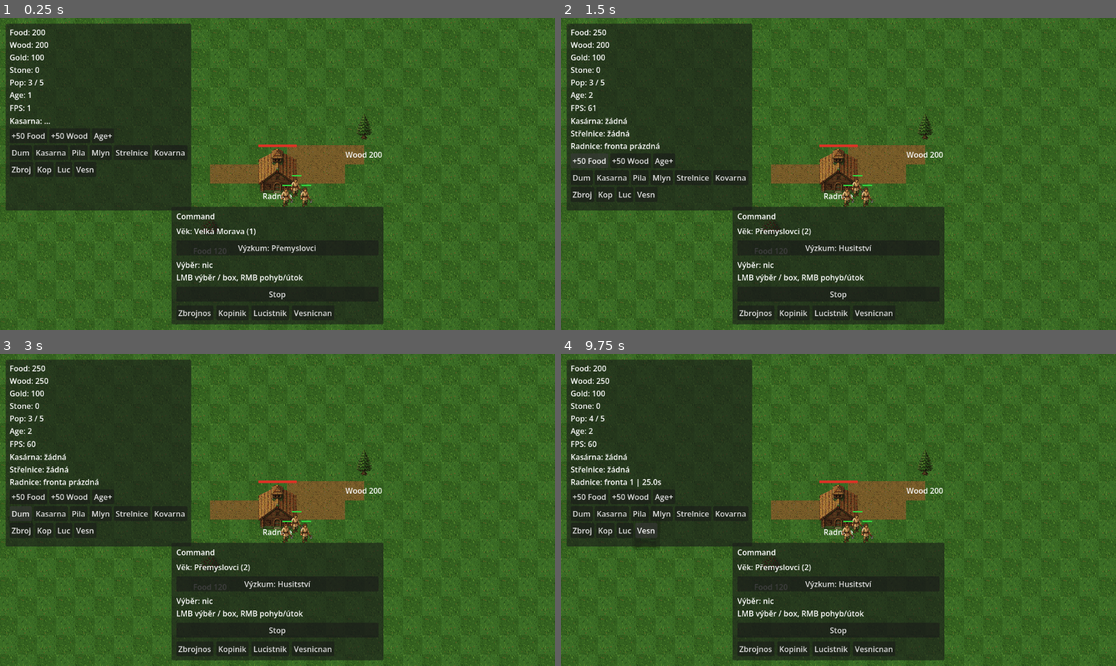
Above: before the commit, frames 1-4 (two rows, left to right).
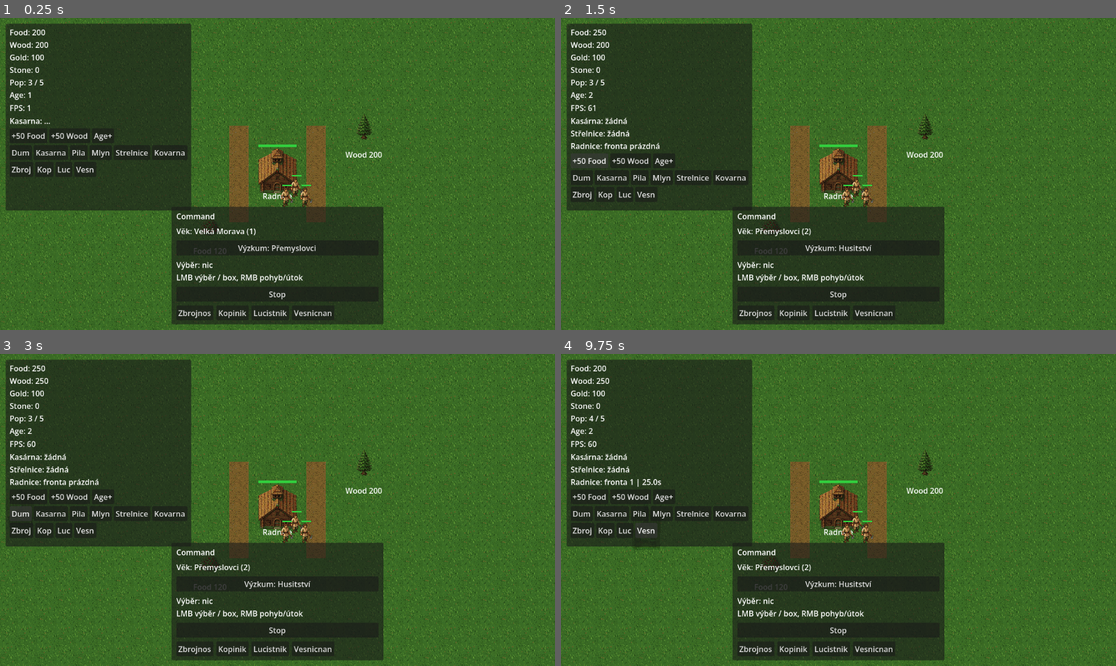
Above: after the commit, the same moments.

Repository: Kosino/ceske-srdce
Game: Godot game, scene res://scenes/map/Map.tscn
Two runs of this game, one before a commit and one after it. Both use one fixed random seed, a clock stepped at 60 frames per second and the inputs below.
Inputs:
- Up to frame 1 (0.25 s): no input
- Up to frame 2 (1.5 s): click "Age+" at 0.5 s; click "+50 Food" at 1.25 s
- Up to frame 3 (3 s): click "+50 Wood" at 2 s; click "Dum" at 2.75 s
- Up to frame 4 (9.75 s): click "Kasarna" at 3.5 s; click "Pila" at 4.25 s; click "Mlyn" at 5 s; click "Strelnice" at 5.75 s; click "Kovarna" at 6.5 s; click "Zbroj" at 7.25 s; click "Kop" at 8 s; click "Luc" at 8.75 s; click "Vesn" at 9.5 s

The runs differ from the first frame. In frame 1, 2.6% of the frame differs, in the area x 37-66%, y 34-66%; in frame 2, 2.6%; in frame 3, 2.6%; in frame 4, 2.6%.

Commit message:
Fix grass_2, age UI sync, dirt paths, HP colors
Decode brightness-matched grass_2, drop modulate and art_import.
Emit age_changed from current_age setter; AgeLabel and research button stay in sync.
Dirt only as 1-tile paths beside Radnice; HP bars green (player) / red (enemy).

Co-authored-by: Kosino <Kosino@users.noreply.github.com>

Diff:
--- a/autoload/GameManager.gd
+++ b/autoload/GameManager.gd
@@ -13,7 +13,16 @@
 var population: int = 0
 ## Starts at 0; Radnice/Dům přidávají +5 (strop 200).
 var population_max: int = 0
-var current_age: int = 1
+var _current_age: int = 1
+## Always emit age_changed so AgeLabel / research button stay in sync.
+var current_age: int:
+	get:
+		return _current_age
+	set(value):
+		if _current_age == value:
+			return
+		_current_age = value
+		age_changed.emit()
 
 
 func add_resource(type: String, amount: int) -> void:
@@ -110,6 +119,5 @@
 func advance_age() -> void:
 	if current_age >= AgeData.MAX_AGE:
 		return
-	current_age += 1
-	age_changed.emit()
+	current_age += 1 # setter emits age_changed
 	print("[AGE] advanced to %d (%s)" % [current_age, get_age_name()])
--- a/scripts/buildings/Building.gd
+++ b/scripts/buildings/Building.gd
@@ -159,13 +159,17 @@
 			$Label.text = "%s %d%%" % [display_name, int(build_progress * 100.0)]
 
 
+func _hp_fill_color() -> Color:
+	return Color(0.2, 0.85, 0.25, 0.95) if team == 0 else Color(0.9, 0.2, 0.15, 0.95)
+
+
 func _draw() -> void:
 	var bar_w := footprint.x * 0.8
 	var origin := Vector2(-bar_w * 0.5, -footprint.y * 0.5 - 10.0)
 	draw_rect(Rect2(origin, Vector2(bar_w, 4.0)), Color(0.1, 0.1, 0.1, 0.8))
 	if is_complete:
 		var ratio := clampf(hp / maxf(max_hp, 1.0), 0.0, 1.0)
-		draw_rect(Rect2(origin, Vector2(bar_w * ratio, 4.0)), Color(0.85, 0.25, 0.2, 0.95))
+		draw_rect(Rect2(origin, Vector2(bar_w * ratio, 4.0)), _hp_fill_color())
 	else:
 		draw_rect(Rect2(origin, Vector2(bar_w * build_progress, 4.0)), Color(0.95, 0.85, 0.2, 0.95))
 
--- a/scripts/map/Map.gd
+++ b/scripts/map/Map.gd
@@ -39,6 +39,7 @@
 		await _run_age_gate_smoke()
 		await _run_age_locked_building_smoke()
 		await _run_age2_to_age3_gate_smoke()
+		await _run_age_ui_sync_smoke()
 	else:
 		await _sample_windowed_fps()
 	NotificationManager.show_message("Start: Radnice + vesničané + zdroje. F3 stavění/trénink.")
@@ -95,13 +96,11 @@
 			var source_id := SOURCE_GRASS_1 if (h & 1) == 0 else SOURCE_GRASS_2
 			layer.set_cell(Vector2i(x, y), source_id, Vector2i.ZERO)
 
-	# Narrow dirt paths near Radnice (900, 700) — 1 tile wide, not a full cross pad.
+	# 1-tile-wide dirt on two sides of Radnice only (not under the building).
 	var hall := Vector2i(900 / TILE, 700 / TILE)
-	for dx in range(-3, 4):
-		layer.set_cell(hall + Vector2i(dx, 0), SOURCE_DIRT, Vector2i.ZERO)
-	# Short 1-tile spur toward wood (~1080, 620).
-	for dx in range(1, 5):
-		layer.set_cell(hall + Vector2i(dx, -1), SOURCE_DIRT, Vector2i.ZERO)
+	for dy in range(-2, 3):
+		layer.set_cell(hall + Vector2i(-2, dy), SOURCE_DIRT, Vector2i.ZERO) # left
+		layer.set_cell(hall + Vector2i(2, dy), SOURCE_DIRT, Vector2i.ZERO) # right
 
 
 func _build_terrain_tileset() -> TileSet:
@@ -113,11 +112,7 @@
 		atlas.texture = textures[i]
 		atlas.texture_region_size = Vector2i(TILE, TILE)
 		atlas.create_tile(Vector2i.ZERO)
-		# Soften grass_2 slightly (contrast near 1.0).
-		if i == SOURCE_GRASS_2:
-			var td := atlas.get_tile_data(Vector2i.ZERO, 0)
-			if td:
-				td.modulate = Color(0.99, 1.0, 0.985, 1.0)
+		# grass_2 already brightness-matched — modulate 1.0 (default).
 		tileset.add_source(atlas, i)
 	return tileset
 
@@ -488,6 +483,44 @@
 		print("[TEST] PASS age 2→3 gate with Střelnice + Kovárna")
 	else:
 		print("[TEST] FAIL age 2→3 gate with Střelnice + Kovárna")
+
+
+## AgeLabel and research button must match GameManager.current_age.
+func _run_age_ui_sync_smoke() -> void:
+	await get_tree().physics_frame
+	var panel := _find_command_panel()
+	if panel == null:
+		print("[TEST] FAIL age_ui: no CommandPanel")
+		return
+
+	GameManager.current_age = 1
+	await get_tree().process_frame
+	panel._refresh_age_ui()
+	var label_ok_1 := panel.age_label.text.contains("Velká Morava") and panel.age_label.text.contains("(1)")
+	var btn_ok_1 := panel.research_button.text.contains("Přemyslovci")
+	print("[TEST] age_ui age1 label=%s btn=%s" % [panel.age_label.text, panel.research_button.text])
+
+	GameManager.current_age = 2
+	await get_tree().process_frame
+	panel._refresh_age_ui()
+	var label_ok_2 := panel.age_label.text.contains("Přemyslovci") and panel.age_label.text.contains("(2)")
+	var btn_ok_2 := panel.research_button.text.contains("Husitství")
+	print("[TEST] age_ui age2 label=%s btn=%s" % [panel.age_label.text, panel.research_button.text])
+
+	if label_ok_1 and btn_ok_1 and label_ok_2 and btn_ok_2:
+		print("[TEST] PASS age UI label/button match current_age")
+	else:
+		print("[TEST] FAIL age UI label/button match current_age")
+
+
+func _find_command_panel() -> CommandPanel:
+	var ui := get_node_or_null("UI")
+	if ui == null:
+		return null
+	for c in ui.get_children():
+		if c is CommandPanel:
+			return c as CommandPanel
+	return null
 
 
 func _ensure_complete_age1_buildings(need: int) -> void:
--- a/scripts/ui/CommandPanel.gd
+++ b/scripts/ui/CommandPanel.gd
@@ -61,6 +61,9 @@
 
 
 func _refresh_research_button() -> void:
+	# Keep label in sync even if age was set without going through _refresh_age_ui.
+	if age_label:
+		age_label.text = "Věk: %s (%d)" % [GameManager.get_age_name(), GameManager.current_age]
 	if research_button == null:
 		return
 	if GameManager.current_age >= AgeData.MAX_AGE:
--- a/scripts/units/Unit.gd
+++ b/scripts/units/Unit.gd
@@ -88,6 +88,10 @@
 		add_to_group("enemy_units")
 
 
+func _hp_fill_color() -> Color:
+	return Color(0.2, 0.85, 0.25, 0.95) if team == 0 else Color(0.9, 0.2, 0.15, 0.95)
+
+
 func _draw() -> void:
 	if selected:
 		draw_arc(Vector2.ZERO, 14.0, 0.0, TAU, 28, Color(1.0, 0.9, 0.2, 0.95), 2.0)
@@ -95,7 +99,7 @@
 	var bar_w := 20.0
 	var bar_y := _hp_bar_y()
 	draw_rect(Rect2(Vector2(-bar_w * 0.5, bar_y), Vector2(bar_w, 3.0)), Color(0.1, 0.1, 0.1, 0.8))
-	draw_rect(Rect2(Vector2(-bar_w * 0.5, bar_y), Vector2(bar_w * ratio, 3.0)), Color(0.2, 0.85, 0.25, 0.95))
+	draw_rect(Rect2(Vector2(-bar_w * 0.5, bar_y), Vector2(bar_w * ratio, 3.0)), _hp_fill_color())
 
 
 func set_selected(value: bool) -> void:
--- a/scripts/world/DropOff.gd
+++ b/scripts/world/DropOff.gd
@@ -183,6 +183,10 @@
 		train_remaining = VILLAGER_TIME
 
 
+func _hp_fill_color() -> Color:
+	return Color(0.2, 0.85, 0.25, 0.95) if team == 0 else Color(0.9, 0.2, 0.15, 0.95)
+
+
 func _draw() -> void:
 	var ratio := clampf(hp / maxf(max_hp, 1.0), 0.0, 1.0)
 	var bar_y := -58.0
@@ -190,7 +194,7 @@
 	if visual and visual.texture:
 		bar_y = visual.offset.y - float(visual.texture.get_height()) * 0.5 - 8.0
 	draw_rect(Rect2(Vector2(-40.0, bar_y), Vector2(80.0, 5.0)), Color(0.1, 0.1, 0.1, 0.8))
-	draw_rect(Rect2(Vector2(-40.0, bar_y), Vector2(80.0 * ratio, 5.0)), Color(0.9, 0.2, 0.15, 0.95))
+	draw_rect(Rect2(Vector2(-40.0, bar_y), Vector2(80.0 * ratio, 5.0)), _hp_fill_color())
 
 
 func take_damage(amount: float) -> void:
--- a/tools/capture_pixel_art.gd
+++ b/tools/capture_pixel_art.gd
@@ -1,5 +1,5 @@
 extends SceneTree
-## Windowed capture: Map + Střelnice + Kovárna → docs/screenshots/pixel_art_age2.png
+## Windowed capture → docs/screenshots/pixel_art_fix.png
 
 
 func _initialize() -> void:
@@ -13,26 +13,7 @@
 
 
 func _capture_after_delay() -> void:
-	await create_timer(2.0).timeout
-	var map := current_scene
-	if map == null:
-		push_error("[SHOT] no current_scene")
-		quit(1)
-		return
-	var units: Node2D = map.get_node_or_null("Units") as Node2D
-	var gm = root.get_node_or_null("/root/GameManager")
-	if gm:
-		gm.set("current_age", 2)
-	if units:
-		var archery = load("res://scenes/buildings/ArcheryRange.tscn").instantiate()
-		archery.position = Vector2(820, 640)
-		archery.set("is_complete", true)
-		units.add_child(archery)
-		var smith = load("res://scenes/buildings/Blacksmith.tscn").instantiate()
-		smith.position = Vector2(1000, 760)
-		smith.set("is_complete", true)
-		units.add_child(smith)
-	await create_timer(0.8).timeout
+	await create_timer(2.2).timeout
 	var vp := root.get_viewport()
 	var img: Image = vp.get_texture().get_image() if vp and vp.get_texture() else null
 	if img == null or img.get_width() < 2:
@@ -41,7 +22,7 @@
 		return
 	var dir := "res://docs/screenshots"
 	DirAccess.make_dir_recursive_absolute(ProjectSettings.globalize_path(dir))
-	var path := "%s/pixel_art_age2.png" % dir
+	var path := "%s/pixel_art_fix.png" % dir
 	var save_err := img.save_png(path)
 	if save_err != OK:
 		push_error("[SHOT] save failed %s" % save_err)
Binary file changed: assets/sprites/terrain/grass_2.png
Binary file added: docs/screenshots/pixel_art_fix.png
Not shown, removed: art_import/grass_2.png.b64
